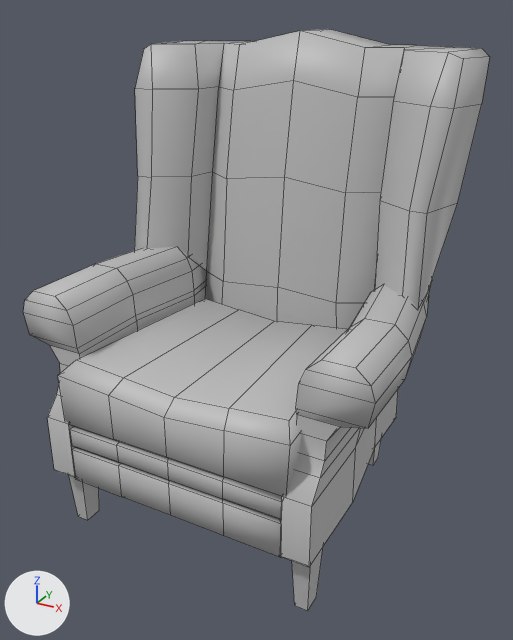
Before and after pictures for a commit that changed the FBX model MemoryJourney/Assets/Meshs/fauteuil/Fauteuil.fbx.
Camera for both pictures: a 50 mm camera at (1.6, -1.55, 1.73) aimed at (0.49, 0.47, 0.72). Arrows for +X, +Y and +Z are at lower left; the lights stay in place. Mesh edges are drawn as thin lines. Where no turn or scale is listed for an object, it has been applied to the vertices.

Objects in the first picture: 'Chair'.
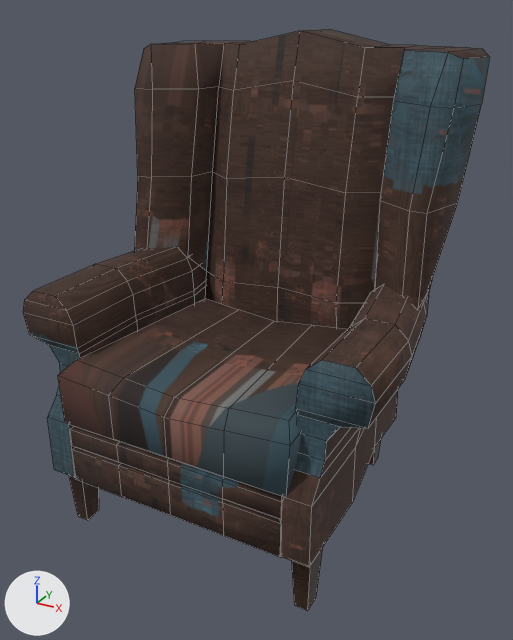
Changed parts and their boxes (x1, y1, x2, y2) in the pictures (513 x 640 px):
'Chair', recoloured (grey to brown): (23, 29, 490, 611) in both

Diff of the bpy script that builds the scene:
```diff
--- a/MemoryJourney/Assets/Meshs/fauteuil/Fauteuil.fbx.py
+++ b/MemoryJourney/Assets/Meshs/fauteuil/Fauteuil.fbx.py
@@ img_lambert20_metallic_png @@
+img_lambert20_metallic_png = load_image('lambert20_Metallic.png', 'lambert20_Metallic.png', 2048, 2048, 'Non-Color')
@@ img_lambert20_roughness_png @@
+img_lambert20_roughness_png = load_image('lambert20_Roughness.png', 'lambert20_Roughness.png', 2048, 2048, 'Non-Color')
@@ img_lambert20_base_color_png @@
+img_lambert20_base_color_png = load_image('lambert20_Base_color.png', '../Lit/lambert20_Base_color.png', 2048, 2048, 'sRGB')
@@ mat_canap @@
+mat_canap = bpy.data.materials.new('canap�')
+# uses the picture img_lambert20_base_color_png
+# uses the picture img_lambert20_metallic_png
+# uses the picture img_lambert20_roughness_png
@@ me_mesh @@
 me_mesh.from_pydata(...)  # 406 vertices, 390 faces; spans x -0.18..1.11, y -0.06..1.08, z 0.0..1.66
-me_mesh.materials.append(mat_lambert20)  # grey #bcbcbc
+me_mesh.materials.append(mat_canap)
```
